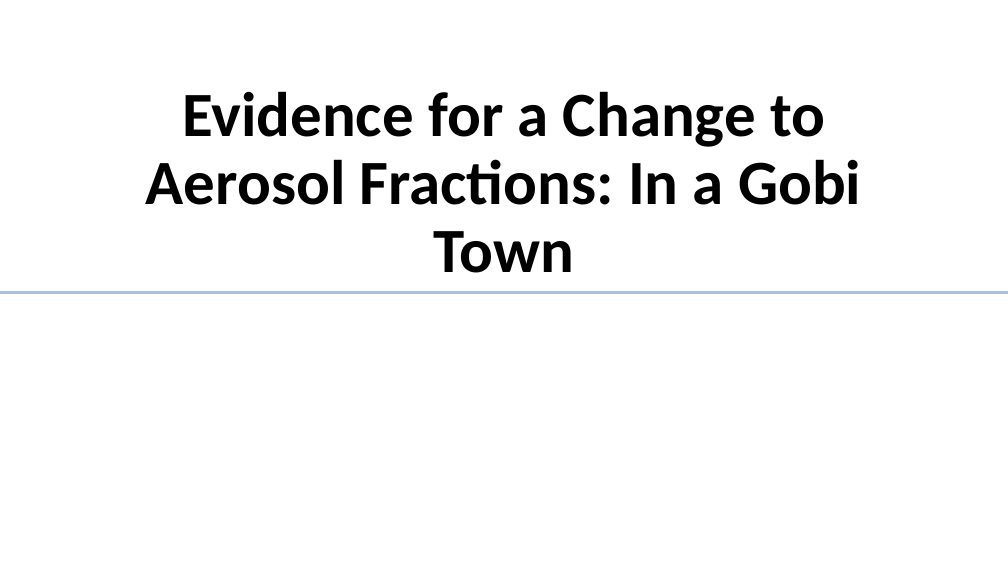
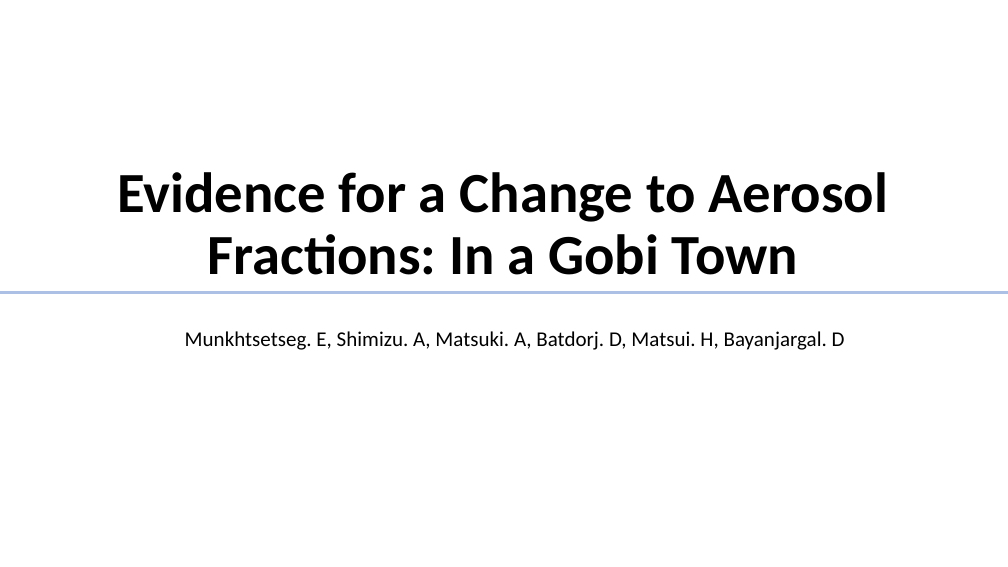
Before and after one commit to EmouAcademy/PM-manuscript, a slide deck: slide 1 of visuals/ppt_presentation.pptx. Drawn at 1008x567 pixels with LibreOffice and Linux fonts; fonts in the diff are those of the drawing. Boxes give left, top, right and bottom in pixels: in the first picture for what was removed or moved away, otherwise in the second. Text is boxed around its words. In the diff, an @@ line names an element or a change of style, - is before the commit and + after.

```diff
--- a/visuals/ppt_presentation.pptx
+++ b/visuals/ppt_presentation.pptx
@@ title "Evidence for a Change to ...": place and size @@
-title "Evidence for a Change to ..." at box(146, 91, 861, 273)
+title "Evidence for a Change to ..." at box(117, 172, 888, 275)
@@ title "Evidence for a Change to ..." at box(117, 172, 888, 275): size 60 to 54 pt @@
@@ text added at box(185, 331, 845, 350), 20 pt, text #000000 @@
+Munkhtsetseg. E, Shimizu. A, Matsuki. A, Batdorj. D, Matsui. H, Bayanjargal. D
```
Also in this commit, not shown: 10 other slides changed, 6 slides added, 5 slides removed, 23 other files.
